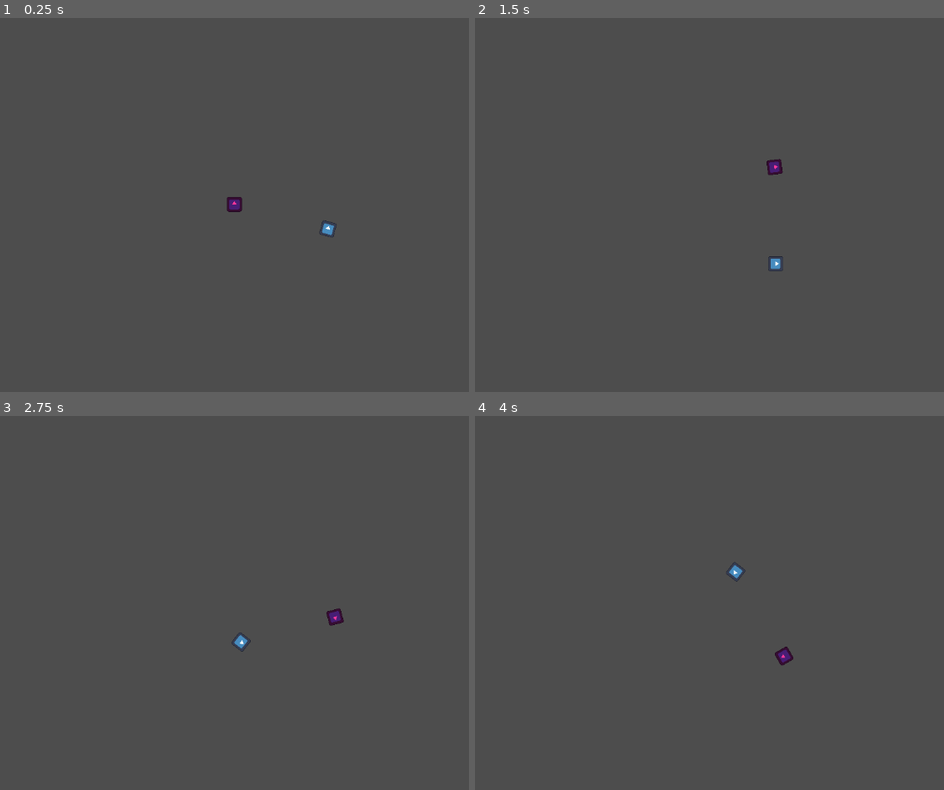
Above: before the commit, frames 1-4 (two rows, left to right).
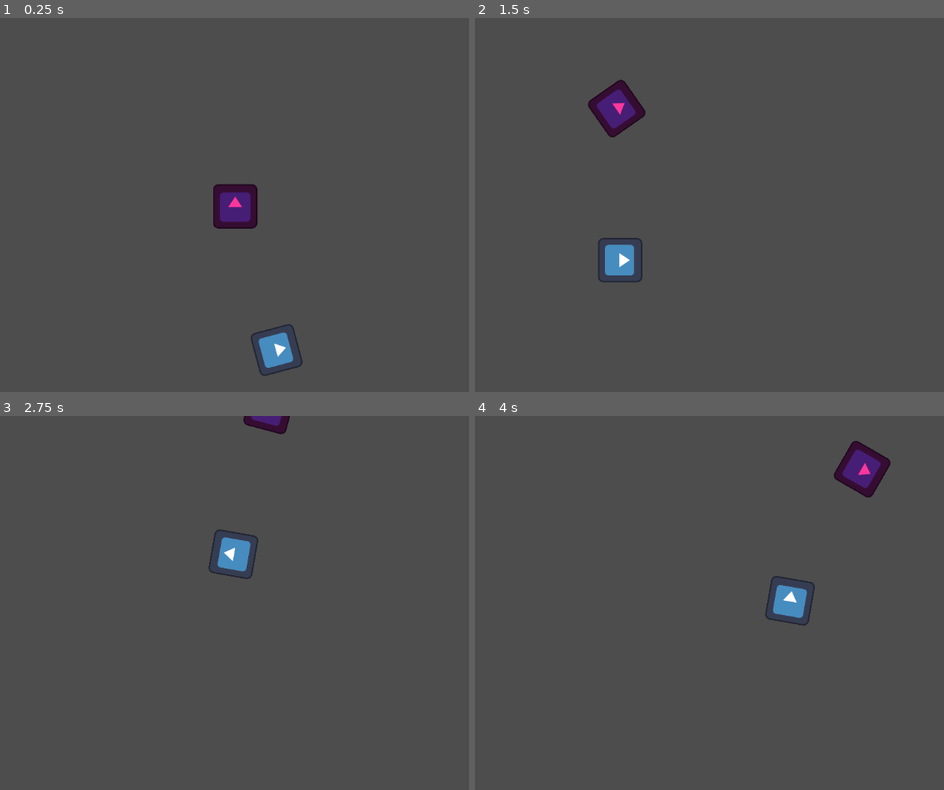
Above: after the commit, the same moments.

Repository: arrowira/cookiejam4
Game: Godot game, scene res://scenes/main.tscn
Same seed, same stepped clock (60 frames per second), same inputs: the game is played once before the commit and once after it. The engine's default icon, where the game draws it, is replaced by a stand-in: a white triangle on a blue panel in a dark square.
Inputs:
- Up to frame 1 (0.25 s): no input
- Up to frame 2 (1.5 s): tap Space (space) at 0.6, 1.35 s
- Up to frame 3 (2.75 s): tap Space (space) at 2.1 s
- Up to frame 4 (4 s): tap Space (space) at 2.85, 3.6 s

The runs differ from the first frame. In frame 1, 1.9% of the frame differs, in the area x 45-72%, y 44-96%; in frame 2, 2.0%; in frame 3, 1.2%; in frame 4, 2.0%, in the area x 53-89%, y 6-67%.

Commit message:
camera movement

Diff:
--- a/cookie-jam-4/player.gd
+++ b/cookie-jam-4/player.gd
@@ -1,8 +1,8 @@
 extends Node2D
 
 var anchor = "red"
-var bSpinSpeed = 1
-var rSpinSpeed = 1
+var bSpinSpeed = 5
+var rSpinSpeed = 5
 @onready var red = $bSpin/red
 @onready var blue = $rSpin/blue
 
@@ -17,10 +17,12 @@
 			anchor = "blue"
 			$bSpin.rotation_degrees = $rSpin.rotation_degrees
 			$bSpin.global_position = blue.global_position
+			$"camera anchor".global_position = blue.global_position
 		else:
 			anchor = "red"
 			$rSpin.rotation_degrees = $bSpin.rotation_degrees
 			$rSpin.global_position = red.global_position
+			$"camera anchor".global_position = red.global_position
 
 func _physics_process(delta: float) -> void:
 	if anchor == "red":
--- a/cookie-jam-4/scenes/player.tscn
+++ b/cookie-jam-4/scenes/player.tscn
@@ -8,15 +8,19 @@
 script = ExtResource("1_qhqgy")
 
 [node name="bSpin" type="Node2D" parent="."]
-position = Vector2(841, -3)
+position = Vector2(436, -6)
 
 [node name="red" parent="bSpin" instance=ExtResource("2_dqkch")]
-position = Vector2(-840, -3)
+position = Vector2(-432, 10)
 
 [node name="rSpin" type="Node2D" parent="."]
 
 [node name="blue" parent="rSpin" instance=ExtResource("3_qlg0r")]
-position = Vector2(835, -8)
+position = Vector2(436, -8)
 
-[node name="Camera2D" type="Camera2D" parent="."]
-zoom = Vector2(0.2, 0.2)
+[node name="camera anchor" type="Node2D" parent="."]
+
+[node name="Camera2D" type="Camera2D" parent="camera anchor"]
+zoom = Vector2(0.6, 0.6)
+position_smoothing_enabled = true
+position_smoothing_speed = 2.0
